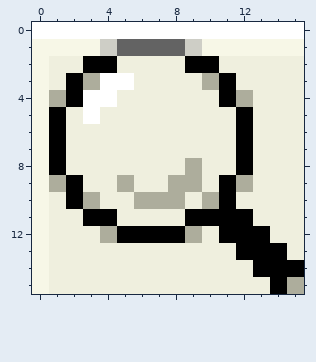
Two states of a pixel-art sprite, framework/console/console-gwt/src/main/java/org/jmonitoring/console/gwt/client/images/edit.png. This is how it looked before the edit.
The file is 16x16 pixels.
The same view after the edit:
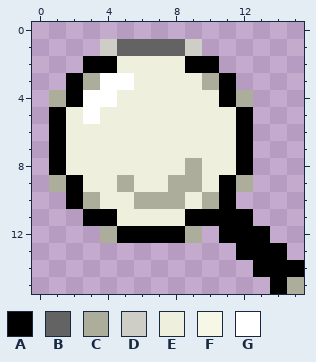
Palette (. is transparent): A #000000  B #636363  C #adad9c  D #cecec6  E #efefde  F #f7f7e7  G #ffffff
From old to new:
@@ x 0..15 @@
- 0 GGGGGGGGGGGGGGGG
- 1 FFFFDBBBBDFFFFFF
- 2 FEEAAEEEEAAEEEEE
- 3 FEACGGEEEECAEEEE
- 4 FCAGGEEEEEEACEEE
- 5 FAEGEEEEEEEEAEEE
- 6 FAEEEEEEEEEEAEEE
- 7 FAEEEEEEEEEEAEEE
- 8 FAEEEEEEECEEAEEE
- 9 FCAEECEECCEACEEE
-10 FEACEECCCECAEEEE
-11 FEEAAEEEEAAAAEEE
-12 FEEECAAAACEAAAEE
-13 FEEEEEEEEEEEAAAE
-14 FEEEEEEEEEEEEAAA
-15 FEEEEEEEEEEEEEAC
+ 0 ................
+ 1 ....DBBBBD......
+ 2 ...AAEEEEAA.....
+ 3 ..ACGGEEEECA....
+ 4 .CAGGEEEEEEAC...
+ 5 .AEGEEEEEEEEA...
+ 6 .AEEEEEEEEEEA...
+ 7 .AEEEEEEEEEEA...
+ 8 .AEEEEEEECEEA...
+ 9 .CAEECEECCEAC...
+10 ..ACEECCCECA....
+11 ...AAEEEEAAAA...
+12 ....CAAAAC.AAA..
+13 ............AAA.
+14 .............AAA
+15 ..............AC
Changed places in both pictures, as pixel boxes (x1, y1, x2, y2):
erased: (32, 22, 304, 294)
